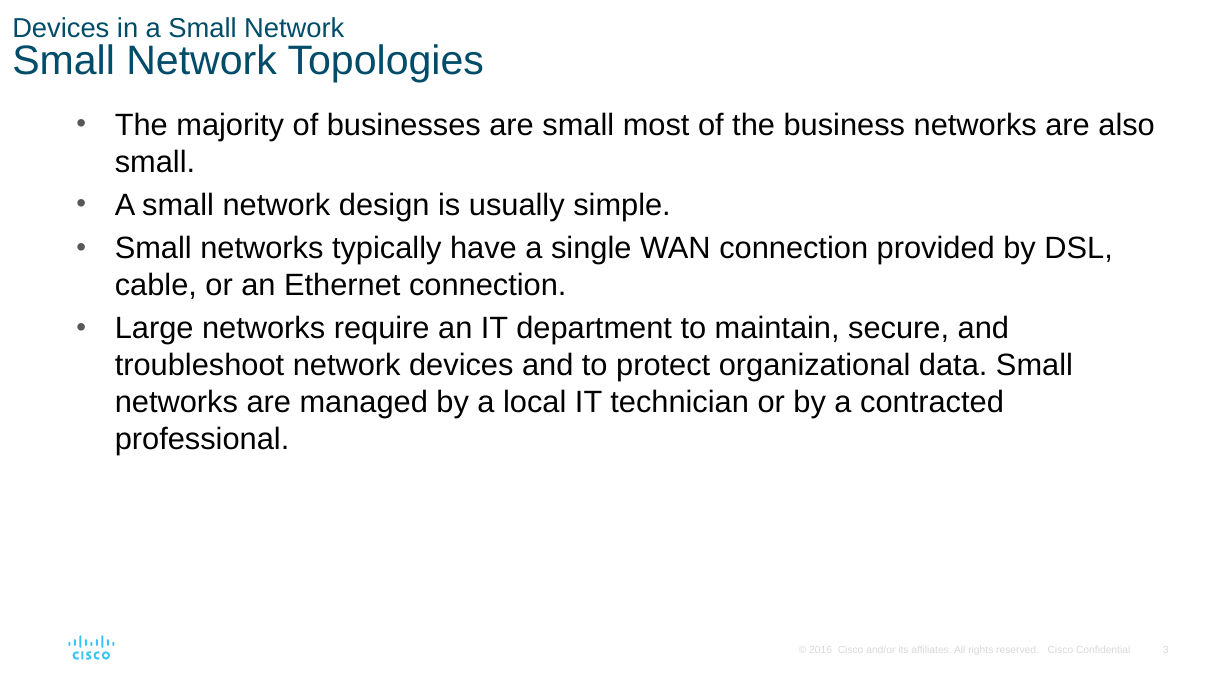
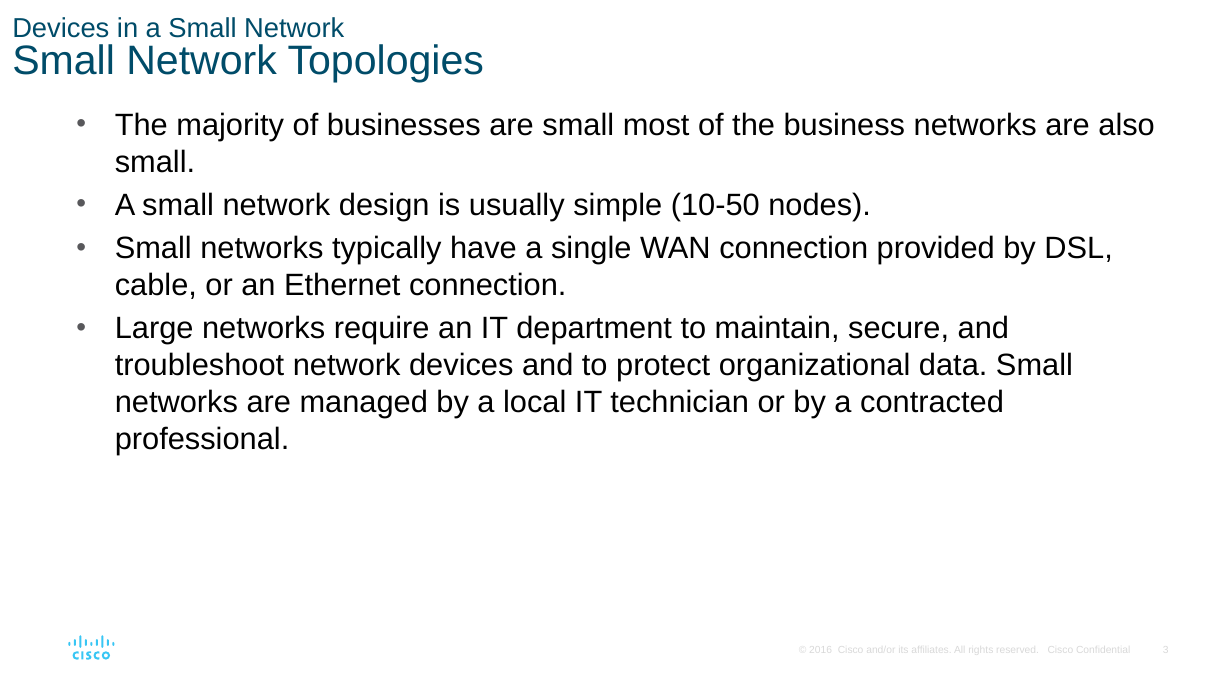
Before and after one commit to jb23lm87/CCNA-V7, a slide deck: slide 3 of ITN_Module_17.pptx. Drawn at 1232x693 pixels with LibreOffice and Linux fonts; fonts in the diff are those of the drawing. Boxes give left, top, right and bottom in pixels: in the first picture for what was removed or moved away, otherwise in the second. Text is boxed around its words. In the diff, an @@ line names an element or a change of style, - is before the commit and + after.

```diff
--- a/ITN_Module_17.pptx
+++ b/ITN_Module_17.pptx
@@ text at [115, 192, 871, 221]: text changed @@
-• A small network design is usually simple.
+• A small network design is usually simple (10-50 nodes).
```
Also in this commit, not shown: 7 other files.
